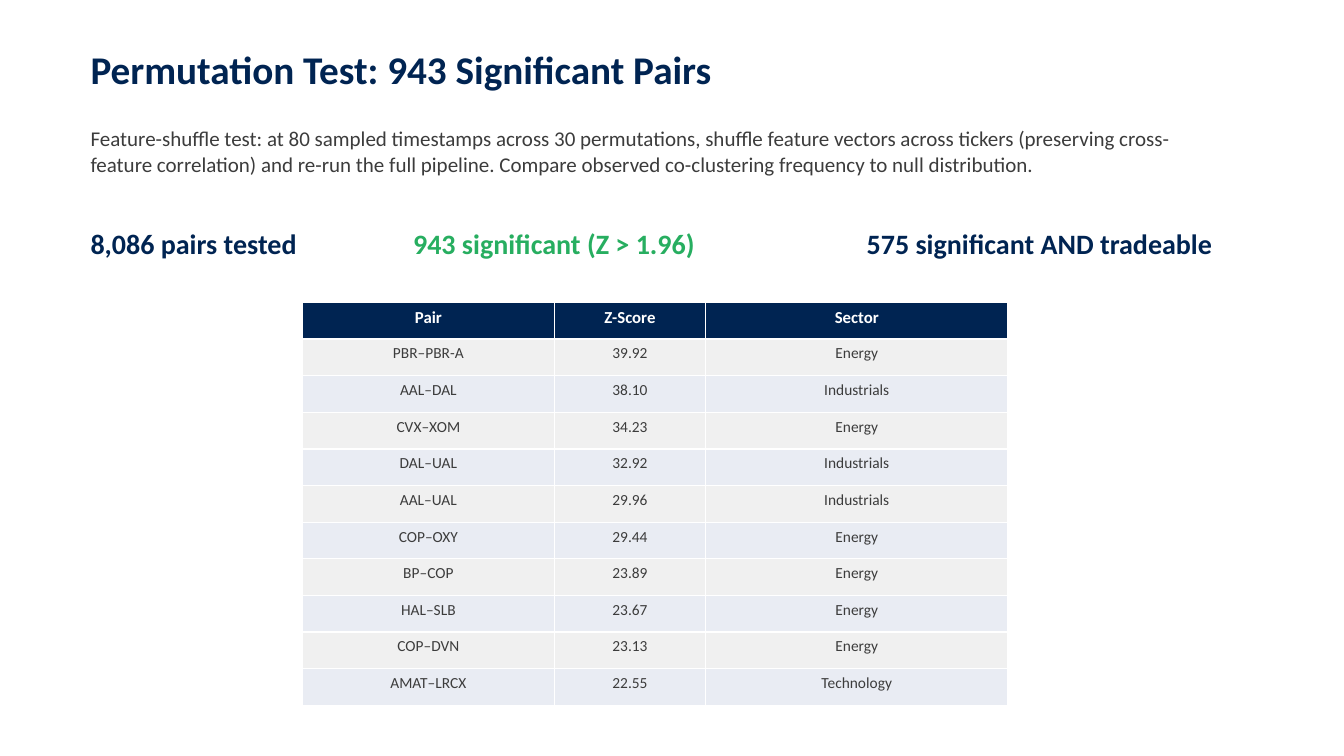
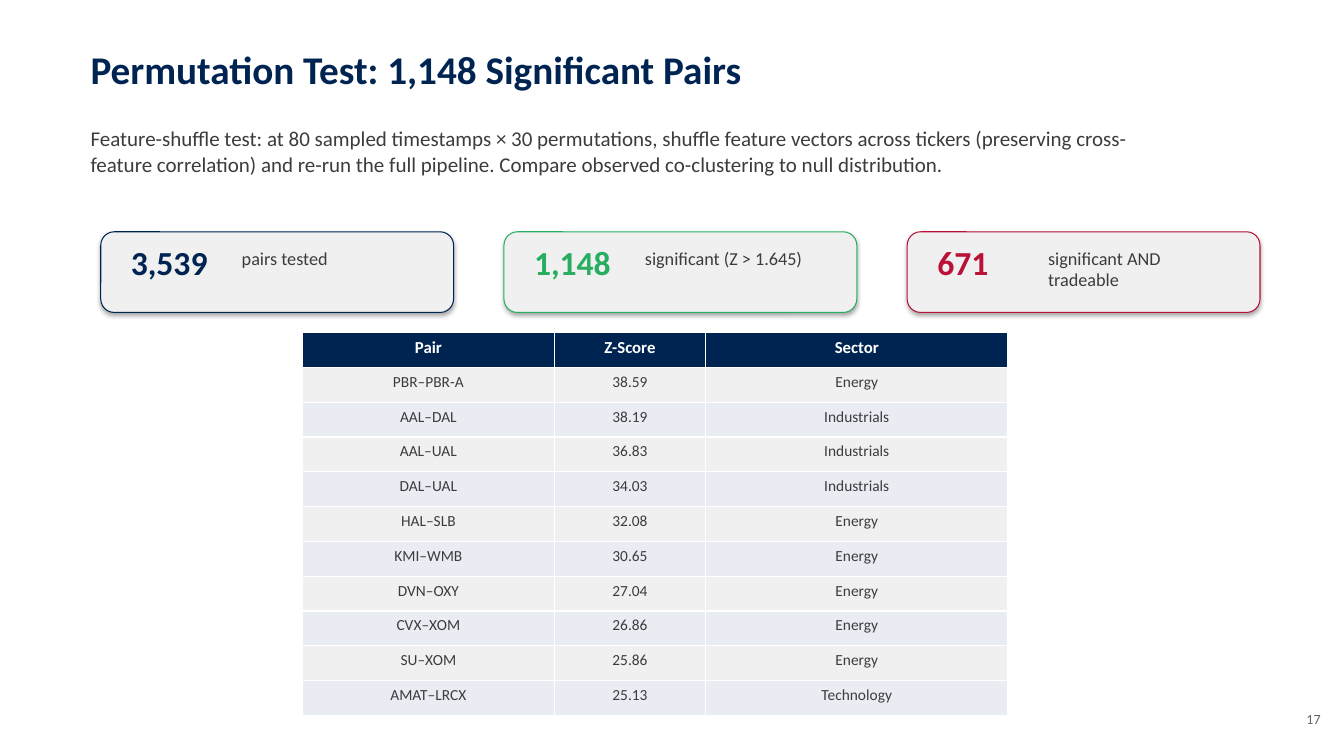
Before and after one commit to jcmcode/pairs-test, a slide deck: slide 17 of deliverables/presentation.pptx (slide 22 before the commit). Drawn at 1344x756 pixels with LibreOffice and Linux fonts; fonts in the diff are those of the drawing. Boxes give left, top, right and bottom in pixels: in the first picture for what was removed or moved away, otherwise in the second. Text is boxed around its words. In the diff, an @@ line names an element or a change of style, - is before the commit and + after.

```diff
--- a/deliverables/presentation.pptx
+++ b/deliverables/presentation.pptx
@@ text at bbox=[91, 56, 741, 91]: text changed @@
-Permutation Test: 943 Significant Pairs
+Permutation Test: 1,148 Significant Pairs
@@ text at bbox=[91, 131, 1126, 176]: text changed @@
-Feature-shuffle test: at 80 sampled timestamps across 30 permutations, shuffle feature vectors across tickers (preserving cross-feature correlation) and re-run the full pipeline. Compare observed co-clustering frequency to null distribution.
+Feature-shuffle test: at 80 sampled timestamps × 30 permutations, shuffle feature vectors across tickers (preserving cross-feature correlation) and re-run the full pipeline. Compare observed co-clustering to null distribution.
@@ rounded rectangle added at bbox=[101, 232, 454, 313], fill #F0F0F0, outline #002452 0.75 pt @@
@@ rounded rectangle added at bbox=[504, 232, 857, 313], fill #F0F0F0, outline #27AE60 0.75 pt @@
@@ rounded rectangle added at bbox=[907, 232, 1260, 313], fill #F0F0F0, outline #B91137 0.75 pt @@
@@ text added at bbox=[131, 253, 208, 280], 24 pt, text #002452, bold @@
+3,539
@@ text at bbox=[242, 252, 327, 268]: text changed; size 20 to 13 pt; text colour #002452 to #3C3C3C; bold off @@
-8,086 pairs tested
+pairs tested
@@ text added at bbox=[534, 252, 611, 280], 24 pt, text #27AE60, bold @@
+1,148
@@ text at bbox=[645, 252, 802, 268]: text changed; size 20 to 13 pt; text colour #27AE60 to #3C3C3C; bold off @@
-943 significant (Z > 1.96)
+significant (Z > 1.645)
@@ text added at bbox=[937, 252, 988, 276], 24 pt, text #B91137, bold @@
+671
@@ text at bbox=[1048, 252, 1160, 286]: text changed; size 20 to 13 pt; text colour #002452 to #3C3C3C; bold off @@
-575 significant AND tradeable
+significant AND tradeable
@@ table at bbox=[302, 333, 1008, 716] @@
-row 2, column 2: 39.92
+row 2, column 2: 38.59
-row 3, column 2: 38.10
+row 3, column 2: 38.19
-row 4: CVX–XOM | 34.23 | Energy
+row 4: AAL–UAL | 36.83 | Industrials
-row 5, column 2: 32.92
+row 5, column 2: 34.03
-row 6: AAL–UAL | 29.96 | Industrials
+row 6: HAL–SLB | 32.08 | Energy
-row 7, column 1: COP–OXY
+row 7, column 1: KMI–WMB
-row 7, column 2: 29.44
+row 7, column 2: 30.65
-row 8, column 1: BP–COP
+row 8, column 1: DVN–OXY
-row 8, column 2: 23.89
+row 8, column 2: 27.04
-row 9, column 1: HAL–SLB
+row 9, column 1: CVX–XOM
-row 9, column 2: 23.67
+row 9, column 2: 26.86
-row 10, column 1: COP–DVN
+row 10, column 1: SU–XOM
-row 10, column 2: 23.13
+row 10, column 2: 25.86
-row 11, column 2: 22.55
+row 11, column 2: 25.13
@@ table: place and size @@
-table at bbox=[302, 302, 1008, 706]
+table at bbox=[302, 333, 1008, 716]
@@ text added at bbox=[1306, 715, 1320, 724], 10 pt, text #646464 @@
+17
```
Also in this commit, not shown: 17 other slides changed, 2 slides added, 7 slides removed, 15 other files.
